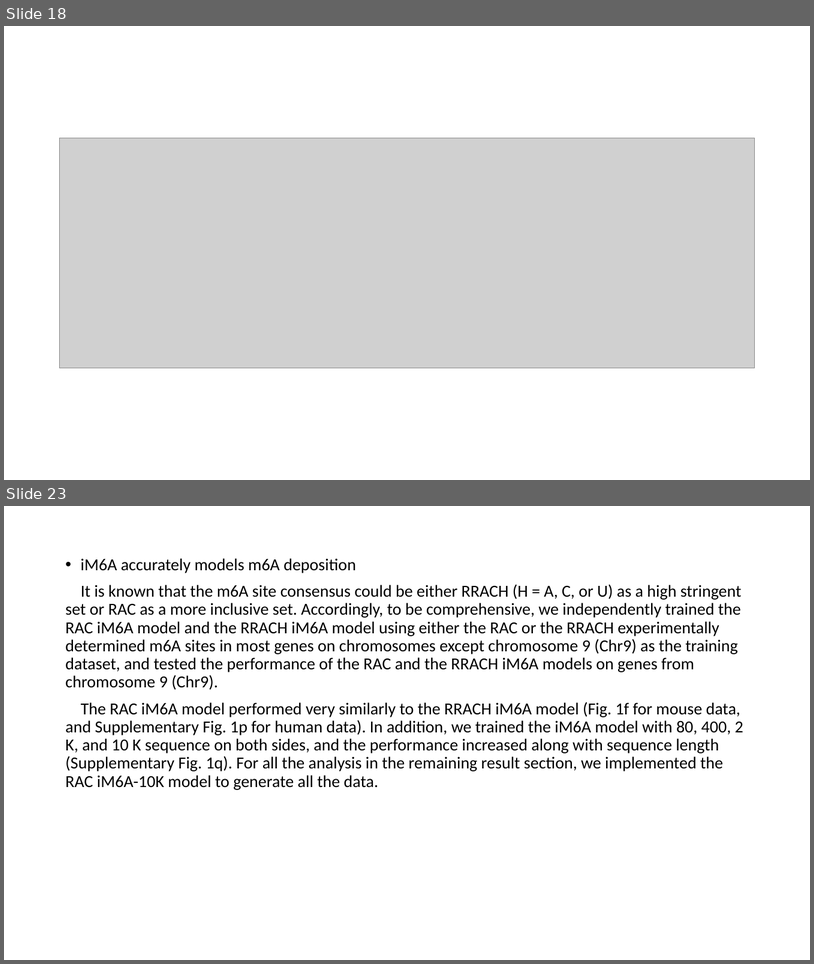
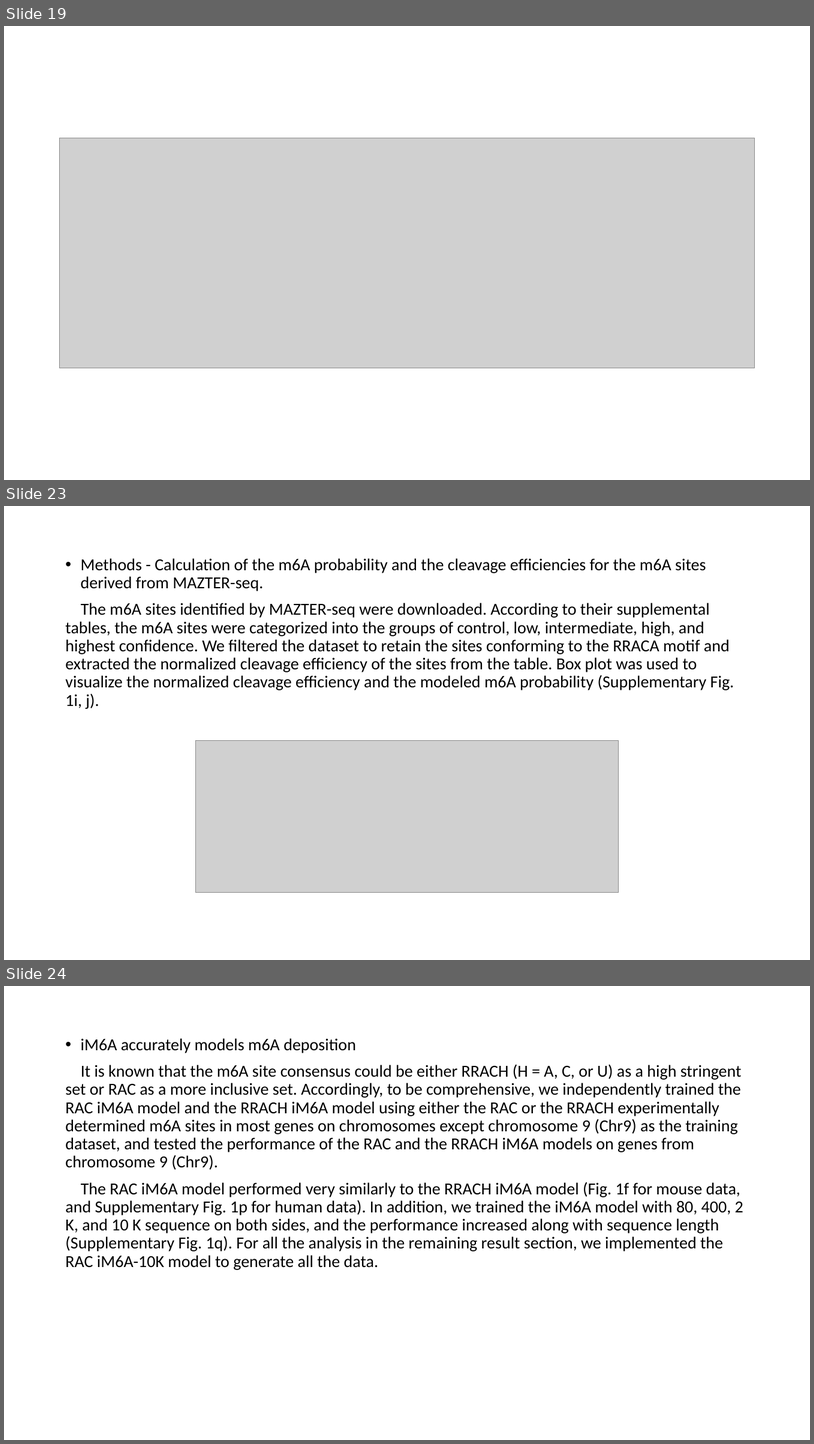
Before and after one commit to YanChengHuang/paper_implement, a slide deck: iM6A/presentation/iM6A.pptx. Shown one above the other, each under a label of ours: slides 18 and 23 before the commit, slides 19, 23 and 24 after it; the slides between them are not shown. The pictures are 814x964 and 814x1444 pixels, drawn with LibreOffice and Linux fonts; fonts in the diff are those of the drawing; grey boxes stand for pictures. Boxes give left, top, right and bottom in pixels: in the first picture for what was removed or moved away, otherwise in the second. Text is boxed around its words. In the diff, an @@ line names an element or a change of style, - is before the commit and + after.

```diff
--- a/iM6A/presentation/iM6A.pptx
+++ b/iM6A/presentation/iM6A.pptx
@@ slide 23 added at <box>4,506,810,960</box>, background #FFFFFF @@
@@ text added at <box>65,558,735,709</box>, 20 pt, text #000000 @@
+• Methods - Calculation of the m6A probability and the cleavage efficiencies for the m6A sites derived from MAZTER-seq.
+The m6A sites identified by MAZTER-seq were downloaded. According to their supplemental tables, the m6A sites were categorized into the groups of control, low, intermediate, high, and highest confidence. We filtered the dataset to retain the sites conforming to the RRACA motif and extracted the normalized cleavage efficiency of the sites from the table. Box plot was used to visualize the normalized cleavage efficiency and the modeled m6A probability (Supplementary Fig. 1i, j).
@@ picture added at <box>196,740,618,892</box> @@
@@ what was slide 18 is now slide 19 @@
@@ what was slide 23 is now slide 24 @@
```
Also in this commit, not shown: 6 slides changed, 3 other slides added, 3 slides removed.
